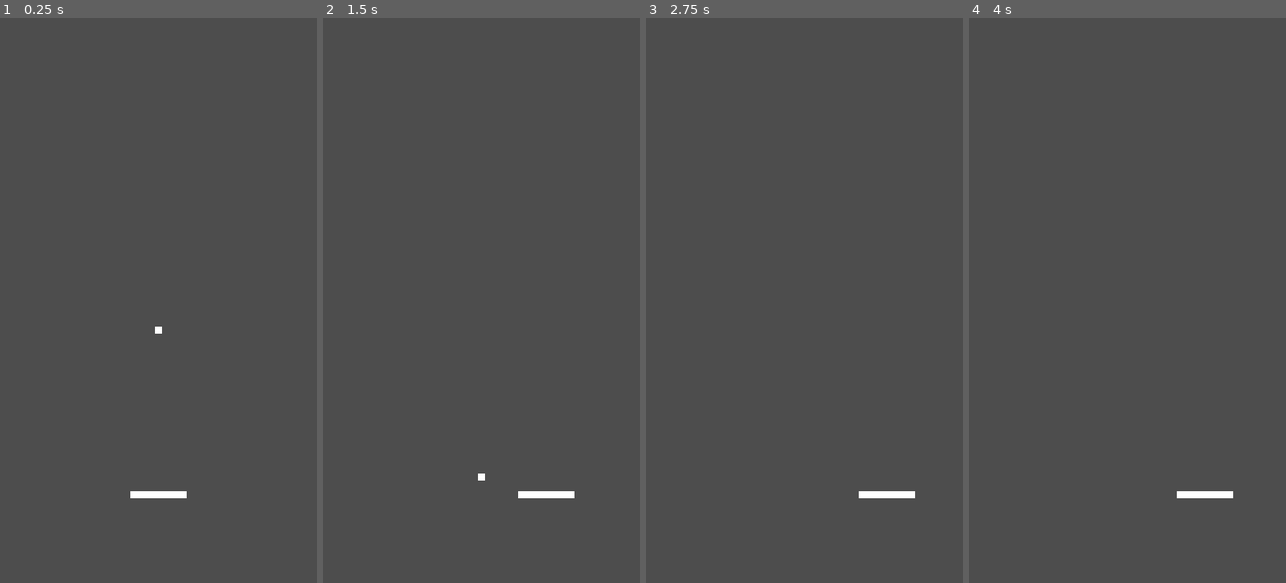
Above: before the commit, frames 1-4 (left to right).
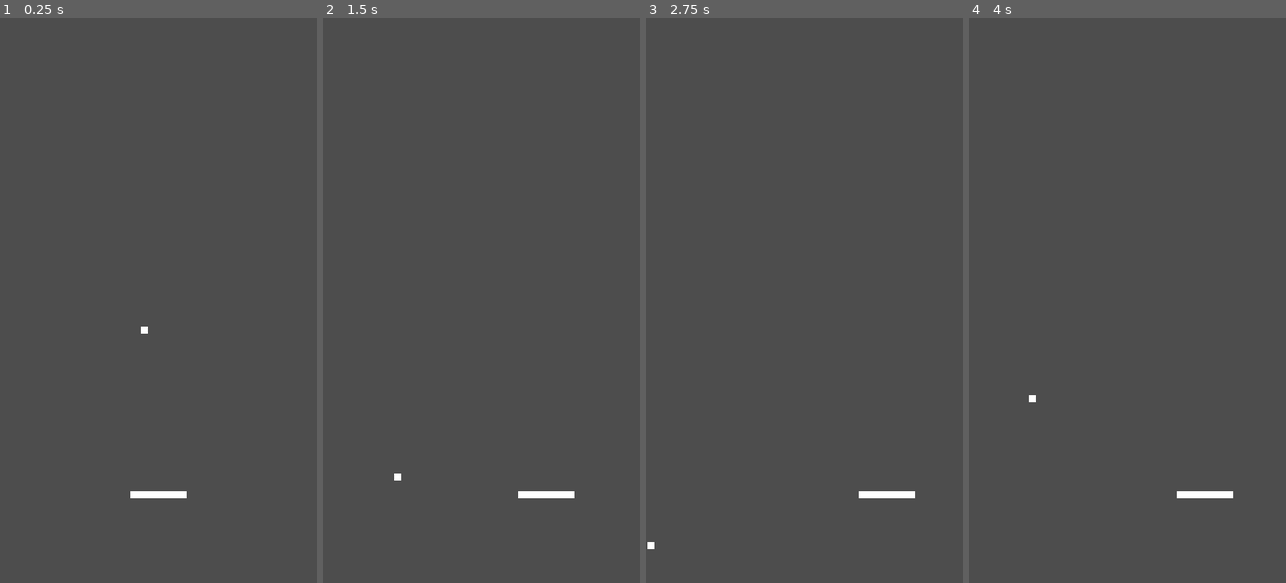
Above: after the commit, the same moments.

Repository: hoalex21/PongShot
Game: Godot game, scene res://game.tscn
Two runs of this game, one before a commit and one after it. Both use one fixed random seed, a clock stepped at 60 frames per second and the inputs below.
Inputs:
- Up to frame 1 (0.25 s): no input
- Up to frame 2 (1.5 s): tap Enter at 0.5 s; hold Right (move_right) 0.53-1.28 s; hold Left (move_left) from 1.28 s (still down)
- Up to frame 3 (2.75 s): release Left (move_left) at 2.03 s; hold Right (move_right) from 2.03 s (still down)
- Up to frame 4 (4 s): release Right (move_right) at 3.53 s; hold Left (move_left) from 3.53 s (still down)

The runs differ from the first frame. In frame 1, less than 0.1% of the frame differs, in the area x 44-52%, y 54-56%; in frame 2, less than 0.1%; in frame 3, less than 0.1%; in frame 4, less than 0.1%.

Commit message:
add random x movement to ball, bounce ball around screen border

Diff:
--- a/ball.gd
+++ b/ball.gd
@@ -2,19 +2,29 @@
 
 @export var speed = 400
 var screen_size
-var direction = 1
+var rng = RandomNumberGenerator.new()
+var direction
 
 # Called when the node enters the scene tree for the first time.
 func _ready():
 	screen_size = get_viewport_rect().size
+	direction = Vector2(rng.randf_range(-0.5, 0.5), 1.0)
 
 
 # Called every frame. 'delta' is the elapsed time since the previous frame.
 func _process(delta):
 	var pos = get_position()
-	pos.y += direction * speed * delta
+	direction.normalized()
+	pos += direction * speed * delta
+
+	if pos.x < 0 or pos.x > screen_size.x:
+		direction.x = -direction.x
+
+	if pos.y < 0 or pos.y > screen_size.y:
+		direction.y = -direction.y
+
 	set_position(pos)
 
 
-func reverse_direction():
-	direction = -direction
+func hit_paddle():
+	direction.y = -direction.y
--- a/game.gd
+++ b/game.gd
@@ -11,5 +11,8 @@
 
 
 func _on_player_hit(area):
-	if area.get_name() == "Ball":
-		get_node(NodePath(area.get_name())).reverse_direction()
+	var name = area.get_name()
+	var node_path = NodePath(name)
+
+	if name == "Ball":
+		get_node(node_path).hit_paddle()
--- a/project.godot
+++ b/project.godot
@@ -10,7 +10,7 @@
 
 [application]
 
-config/name="Pong Shooter"
+config/name="PongShot"
 run/main_scene="res://game.tscn"
 config/features=PackedStringArray("4.1", "Forward Plus")
 config/icon="res://icon.svg"
